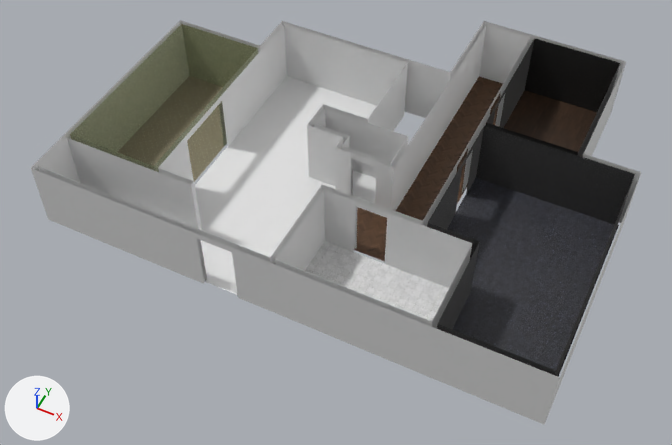
One commit to the Blender file Blender Files/House/House_v02.blend: the scene before it, then after it.
Before and after are seen from a camera (50 mm lens) standing at (14.4, -31.9, 35.8) and looking at (-0.2, -2.6, -0.8). Every picture has the same lights, and +X, +Y and +Z are marked at lower left.

Objects in the first picture: 'Bathroom Floor', 'Bathroom walls', 'Garage Floor', 'Garage Walls', 'Hall Floor', 'Kitchen Floor', 'Kitchen walls', 'Living Room Floor', 'Living Room Walls', 'Office Floor', 'Office Walls', 'Outside'.
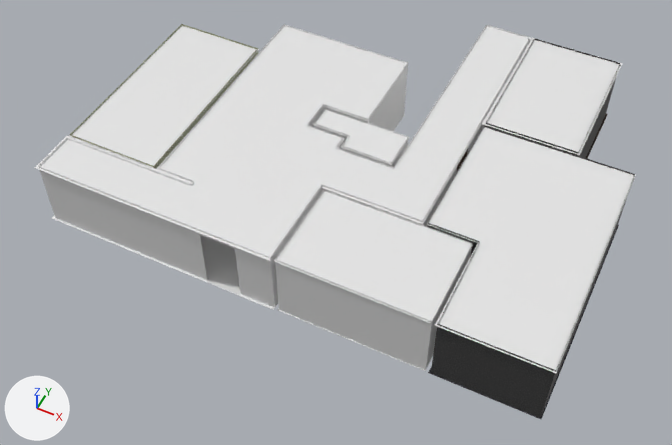
Commit message: House Model

What the commit changed:
Material 'Hall Ceiling' (mat_hall_ceiling) is new.
Its base color is (0.8, 0.8, 0.8) (white #e7e7e7).
Material 'Garage Ceiling' (mat_garage_ceiling) is new.
Its base color is (0.8, 0.8, 0.8) (white #e7e7e7).
Material 'Kitchen Ceiling' (mat_kitchen_ceiling) is new.
Its base color is (0.8, 0.8, 0.8) (white #e7e7e7).
me_plane_012 has 8 vertices, 3 faces and spans x -1.11..6.72, y -11.39..1.21, z 0.0.
me_plane_012 no longer uses material mat_garage_floor_001 (picture img_garage_floor_v01_png_001).
me_plane_012 now uses material mat_garage_ceiling (white #e7e7e7).
me_plane_014 has 10 vertices, 4 faces and spans x 6.7..12.0, y -9.5..6.2, z 0.0.
me_plane_014 no longer uses material mat_hall_floor_001 (picture img_hall_floor_v01_png_001).
me_plane_014 now uses material mat_hall_ceiling (white #e7e7e7).
me_plane_010 has 4 vertices, 1 face and spans x -0.19..4.91, y -6.39..4.06, z 0.0.
me_plane_010 no longer uses material mat_kitchen_floor_001 (picture img_kitchen_floor_v01_png_001).
me_plane_010 now uses material mat_kitchen_ceiling (white #e7e7e7).
Object 'Outside' (ob_outside) is now hidden.
Object 'Bathroom Floor.001' (ob_bathroom_floor_001) is now shown.
Object 'Bathroom Floor.001' (ob_bathroom_floor_001) moves from (1.08, -5.61, 0.0) to (1.08, -5.61, 3.66).
Object 'Closet Floor.001' (ob_closet_floor_001) moves from (-0.86, 0.21, 0.0) to (-0.86, 0.21, 3.67).
Object 'Closet Floor.001' (ob_closet_floor_001) is now shown.
Object 'Garage Floor.001' (ob_garage_floor_001) is now shown.
Object 'Garage Floor.001' (ob_garage_floor_001) moves from (6.44, 1.87, 0.0) to (6.44, 1.87, 3.66).
Object 'Hall Floor.001' (ob_hall_floor_001) is now shown.
Object 'Hall Floor.001' (ob_hall_floor_001) moves from (-6.81, 4.96, 0.0) to (-6.81, 4.96, 3.66).
Object 'Kitchen Floor.001' (ob_kitchen_floor_001) is now shown.
Object 'Kitchen Floor.001' (ob_kitchen_floor_001) moves from (-12.92, -0.61, 0.0) to (-12.92, -0.61, 3.66).
Object 'Living Room Floor.001' (ob_living_room_floor_001) is now shown.
Object 'Living Room Floor.001' (ob_living_room_floor_001) moves from (-6.81, 4.96, 0.0) to (-6.81, 4.96, 3.66).
Object 'Office Floor.001' (ob_office_floor_001) is now shown.
Object 'Office Floor.001' (ob_office_floor_001) moves from (-6.81, 4.96, 0.0) to (-6.81, 4.96, 3.66).
Object 'Stairs Floor.001' (ob_stairs_floor_001) is now shown.
Object 'Stairs Floor.001' (ob_stairs_floor_001) moves from (-6.81, 4.96, 0.0) to (-6.81, 4.96, 3.66).

What differs and where, as boxes (x1, y1, x2, y2) in the pictures (672 x 445 px):
'Garage Floor.001', shown
    after: (427, 127, 636, 373)
'Outside', hidden
    before: (31, 20, 641, 425)
'Living Room Floor.001', shown
    after: (157, 26, 408, 261)
'Bathroom Floor.001', shown
    after: (274, 191, 473, 323)
'Hall Floor.001', shown
    after: (321, 26, 532, 224)
'Kitchen Floor.001', shown
    after: (69, 26, 259, 168)
'Office Floor.001', shown
    after: (482, 38, 622, 155)
'Stairs Floor.001', shown
    after: (35, 136, 191, 218)
'Closet Floor.001', shown
    after: (313, 110, 410, 165)
'Garage Floor', unchanged, covered by the edit
    before: (447, 178, 619, 377)
    after: (428, 225, 619, 419)
'Living Room Floor', unchanged, covered by the edit
    before: (195, 76, 405, 295)
    after: (173, 114, 405, 310)
'Kitchen walls', unchanged, covered by the edit
    before: (70, 24, 258, 172)
    after: (70, 24, 258, 169)
'Office Walls', unchanged, covered by the edit
    before: (485, 39, 620, 157)
    after: (485, 39, 620, 158)
